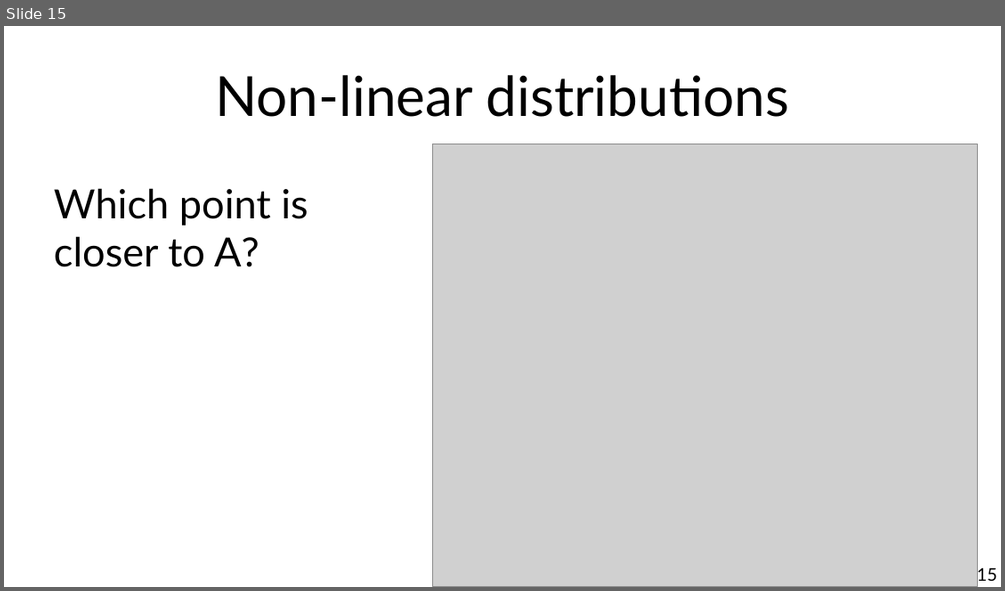
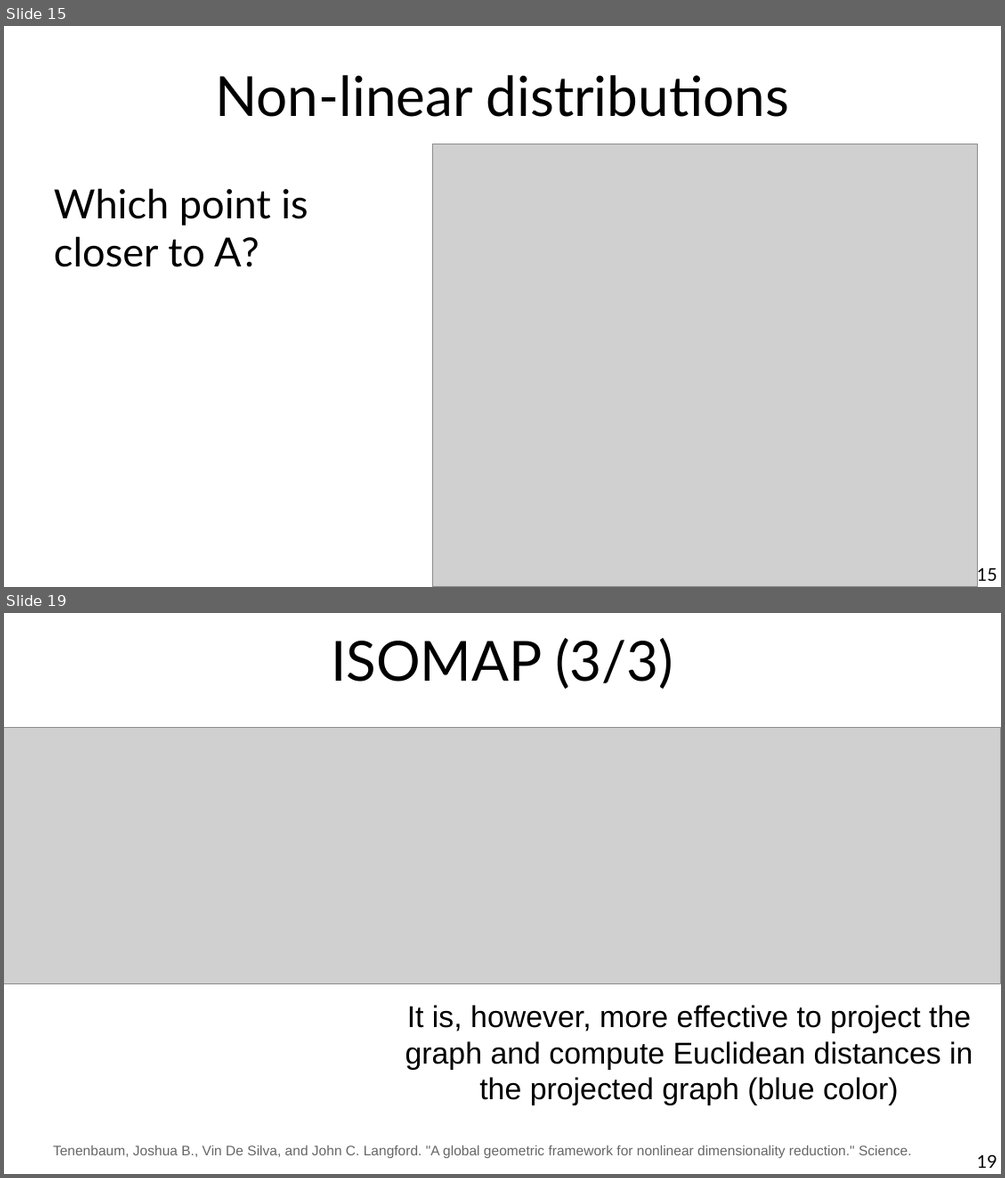
Before and after one commit to chatox/data-mining-course, a slide deck: theory/tt03_similarity.odp. Shown one above the other, each under a label of ours: slide 15 before the commit, slides 15 and 19 after it; the slides between them are not shown. The pictures are 1005x591 and 1005x1178 pixels, drawn with LibreOffice and Linux fonts; fonts in the diff are those of the drawing; grey boxes stand for pictures. Boxes give left, top, right and bottom in pixels: in the first picture for what was removed or moved away, otherwise in the second. Text is boxed around its words. In the diff, an @@ line names an element or a change of style, - is before the commit and + after.

```diff
--- a/theory/tt03_similarity.odp
+++ b/theory/tt03_similarity.odp
@@ slide 19 added at bbox=[4, 613, 1001, 1174], background #FFFFFF @@
@@ title added at bbox=[331, 638, 673, 689], 44 pt, text #000000 @@
+ISOMAP (3/3)
@@ picture added at bbox=[4, 728, 1000, 984] @@
@@ text added at bbox=[405, 1005, 972, 1105], 24 pt, text #000000 @@
+It is, however, more effective to project the graph and compute Euclidean distances in the projected graph (blue color)
@@ text added at bbox=[53, 1145, 912, 1158], 11 pt, text #666666 @@
+Tenenbaum, Joshua B., Vin De Silva, and John C. Langford. "A global geometric framework for nonlinear dimensionality reduction." Science.
@@ page number added at bbox=[977, 1154, 997, 1167], 14 pt, text #000000 @@
+19
```
Also in this commit, not shown: 1 slide changed, 15 other slides added, 1 slide removed.
